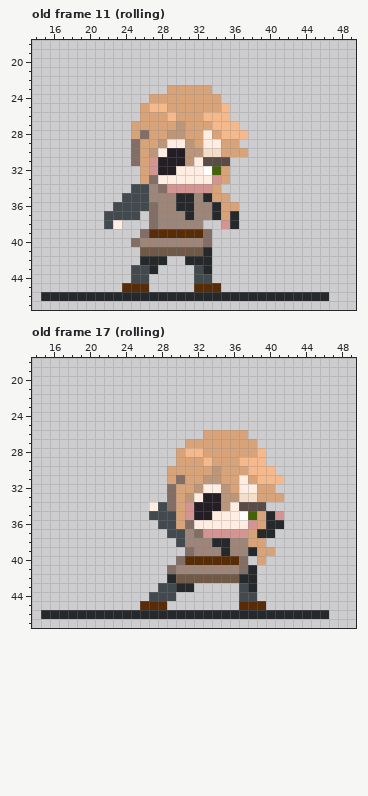
Pixel-art file, stored at 画像素材/ドット絵/キャラクター/Finley.aseprite. This is how it looked before the edit.
64x48 pixels, 30 frames. Colours within 5 levels of each other are drawn and written as one. Shown: old frame 11 (rolling): x 14..49, y 18..47; old frame 17 (rolling): x 14..49, y 18..47. The commit also changed other frames, which this record leaves out.
After:
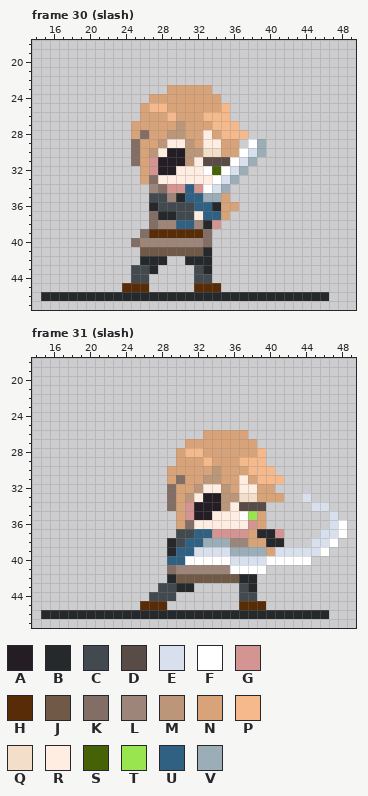
Palette (. is transparent): A #241d24  B #26292c  C #434a4f  D #594b45  E #d8dfed  F #ffffff  G #d39492  H #572c07  J #705947  K #826e65  L #9d857a  M #bc9678  N #d9a379  P #f5b98b  Q #f3deca  R #ffede2  S #466206  T #99e550  U #306082  V #9badb7
A new or re-ordered frame is compared with the old frame closest to it.
Difference:
{"change": "frames 30 -> 35"}
{"where": "frame 30 (slash) is new; against old frame 11 (rolling), layers \"weapon\", \"hand\""}
{"frame":30,"y":29,"x":38,"old":"..","new":"FV"}
{"frame":30,"y":30,"x":37,"old":"N..","new":"FEV"}
{"frame":30,"y":31,"x":36,"old":"...","new":"FEV"}
{"frame":30,"y":32,"x":35,"old":"N..","new":"FEV"}
{"frame":30,"y":33,"x":34,"old":"GN.","new":"FEV"}
{"frame":30,"y":34,"x":25,"old":"CC","new":".."}
{"frame":30,"y":34,"x":31,"old":"G","new":"U"}
{"frame":30,"y":34,"x":33,"old":"GN.","new":"FEV"}
{"frame":30,"y":35,"x":24,"old":"CCCLL","new":"...CC"}
{"frame":30,"y":35,"x":31,"old":"BLBN","new":"UUVV"}
{"frame":30,"y":36,"x":23,"old":"CCCCKLLBBLL","new":"....BCCCCUU"}
{"frame":30,"y":37,"x":22,"old":"CCCC","new":"...."}
{"frame":30,"y":37,"x":28,"old":"LLLBLLB","new":"BBCCRUU"}
{"frame":30,"y":37,"x":36,"old":"B","new":"."}
{"frame":30,"y":38,"x":22,"old":"CR","new":".."}
{"frame":30,"y":38,"x":30,"old":"LL","new":"UU"}
{"frame":30,"y":38,"x":33,"old":"..GB","new":"BG.."}
{"where": "frame 31 (slash) is new; against old frame 17 (rolling), layers \"weapon\", \"hand\""}
{"frame":31,"y":33,"x":44,"old":".","new":"E"}
{"frame":31,"y":34,"x":27,"old":"RC","new":".."}
{"frame":31,"y":34,"x":45,"old":"..","new":"EE"}
{"frame":31,"y":35,"x":27,"old":"CCC","new":"..."}
{"frame":31,"y":35,"x":38,"old":"S","new":"T"}
{"frame":31,"y":35,"x":40,"old":"BG","new":".."}
{"frame":31,"y":35,"x":47,"old":".","new":"E"}
{"frame":31,"y":36,"x":28,"old":"CC","new":".."}
{"frame":31,"y":36,"x":40,"old":"BB","new":".."}
{"frame":31,"y":36,"x":47,"old":"..","new":"EF"}
{"frame":31,"y":37,"x":29,"old":"C","new":"."}
{"frame":31,"y":37,"x":31,"old":"LKG","new":"CUU"}
{"frame":31,"y":37,"x":41,"old":".","new":"G"}
{"frame":31,"y":37,"x":46,"old":"...","new":"EEF"}
{"frame":31,"y":38,"x":29,"old":".","new":"B"}
{"frame":31,"y":38,"x":31,"old":"LLLBB","new":"UUVVV"}
{"frame":31,"y":38,"x":40,"old":"..","new":"BB"}
{"frame":31,"y":38,"x":45,"old":"...","new":"EEF"}
{"frame":31,"y":39,"x":29,"old":"..KLLLBLLBN","new":"BUUEEEEVVVV"}
{"frame":31,"y":39,"x":41,"old":"......","new":"EEEEEF"}
{"frame":31,"y":40,"x":29,"old":".KHHHHHHK.N.....","new":"UUFFFFFEEEEFFFFF"}
{"frame":31,"y":41,"x":36,"old":"LKB.","new":"FFFF"}
